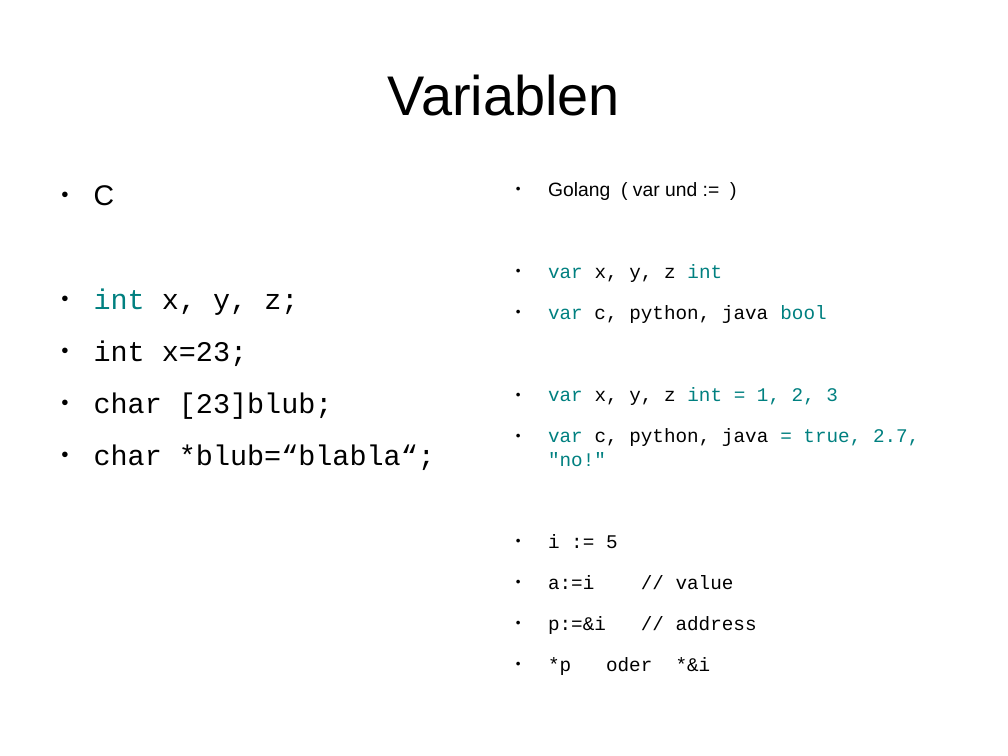
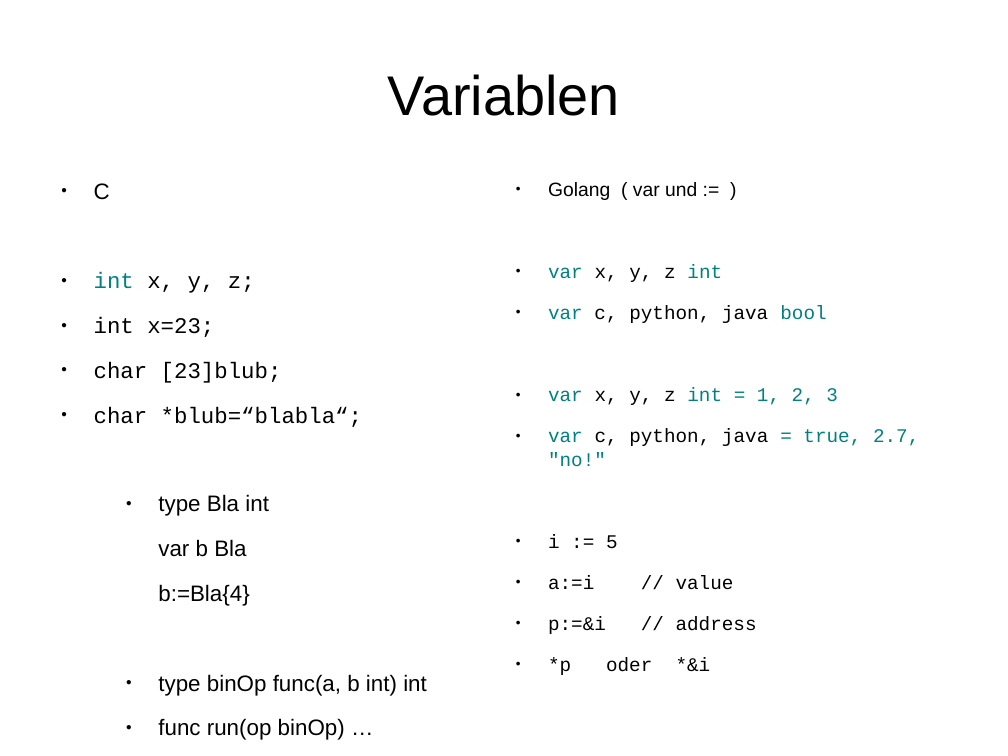
Before and after one commit to rayank77b/smallStuffs, a slide deck: slide 12 of programmierung/vortrag/golang.odp. Drawn at 1008x756 pixels with LibreOffice and Linux fonts; fonts in the diff are those of the drawing. Boxes give left, top, right and bottom in pixels: in the first picture for what was removed or moved away, otherwise in the second. Text is boxed around its words. In the diff, an @@ line names an element or a change of style, - is before the commit and + after.

```diff
--- a/programmierung/vortrag/golang.odp
+++ b/programmierung/vortrag/golang.odp
@@ text "C" at box(94, 183, 362, 427): size 22.4 to 17.6 pt @@
@@ text added at box(158, 494, 427, 740), 17.6 pt, text #000000 @@
+● type Bla int
+var b Bla
+b:=Bla{4}
+● type binOp func(a, b int) int
+● func run(op binOp) …
```
Also in this commit, not shown: 4 other slides changed, 4 other files.
